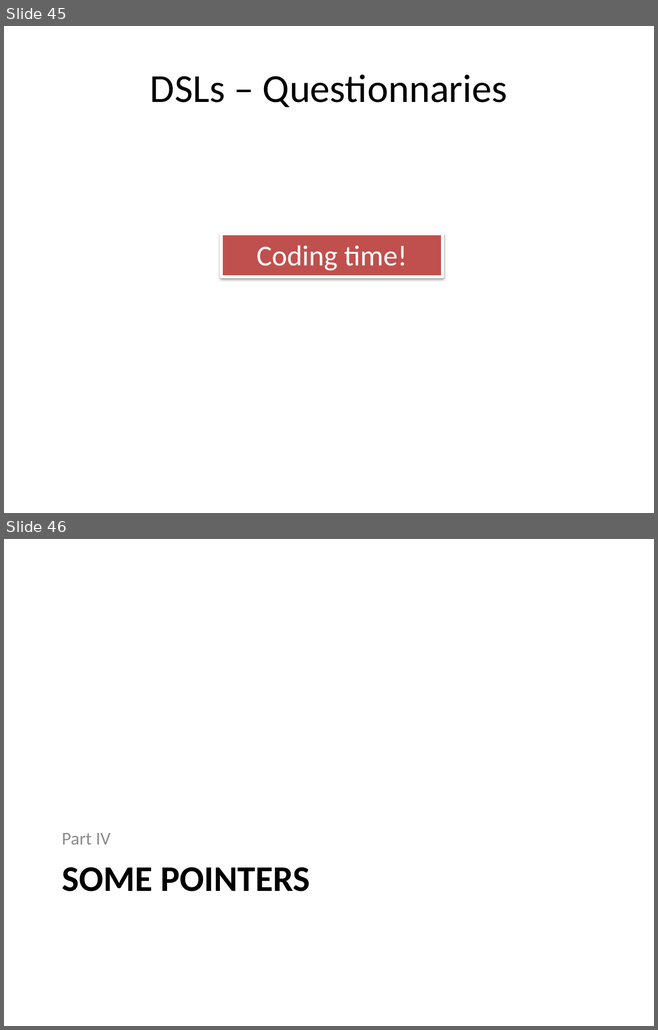
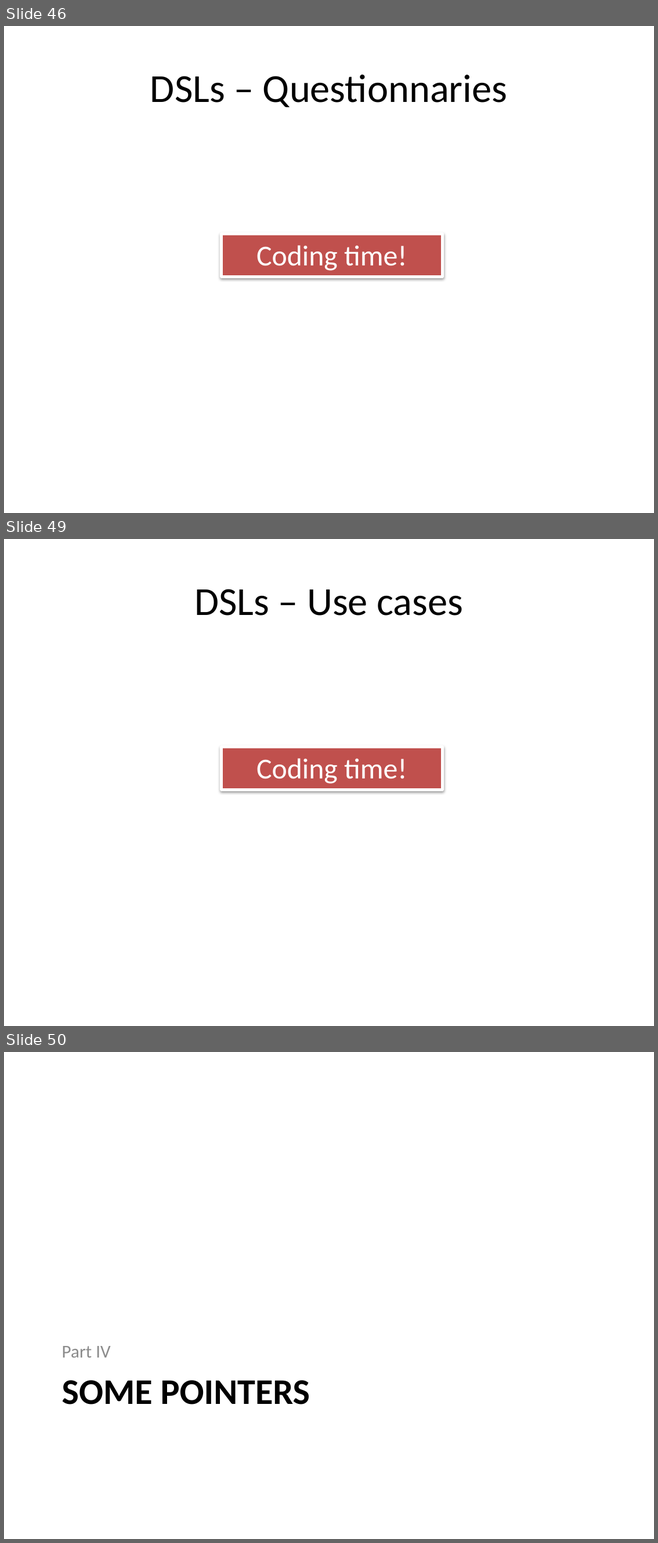
Before and after one commit to jesusc/talk-dsls-basic, a slide deck: presentation-dsls-by-example.pptx. Shown one above the other, each under a label of ours: slides 45 and 46 before the commit, slides 46, 49 and 50 after it; the slides between them are not shown. The pictures are 658x1030 and 658x1543 pixels, drawn with LibreOffice and Linux fonts; fonts in the diff are those of the drawing. Boxes give left, top, right and bottom in pixels: in the first picture for what was removed or moved away, otherwise in the second. Text is boxed around its words. In the diff, an @@ line names an element or a change of style, - is before the commit and + after.

```diff
--- a/presentation-dsls-by-example.pptx
+++ b/presentation-dsls-by-example.pptx
@@ slide 49 added at bbox=[4, 539, 654, 1026], background #FFFFFF @@
@@ title added at bbox=[194, 589, 463, 616], 44 pt, text #000000 @@
+DSLs – Use cases
@@ text added at bbox=[221, 747, 442, 790], fill #C0504D, outline #FFFFFF 3 pt, 32 pt, text #FFFFFF @@
+Coding time!
@@ what was slide 45 is now slide 46 @@
@@ what was slide 46 is now slide 50 @@
```
Also in this commit, not shown: 6 slides changed, 6 other slides added, 1 slide removed, 4 other files.
